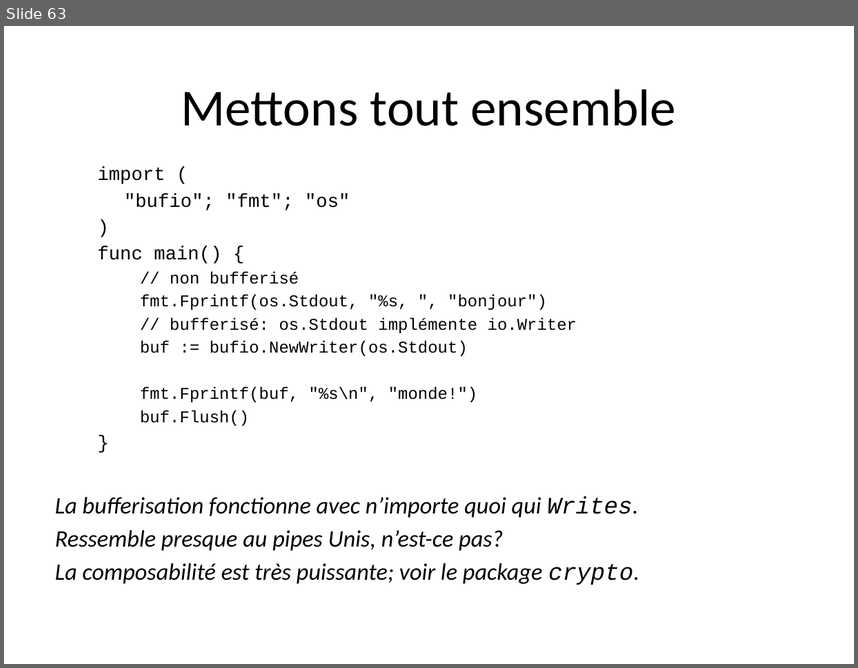
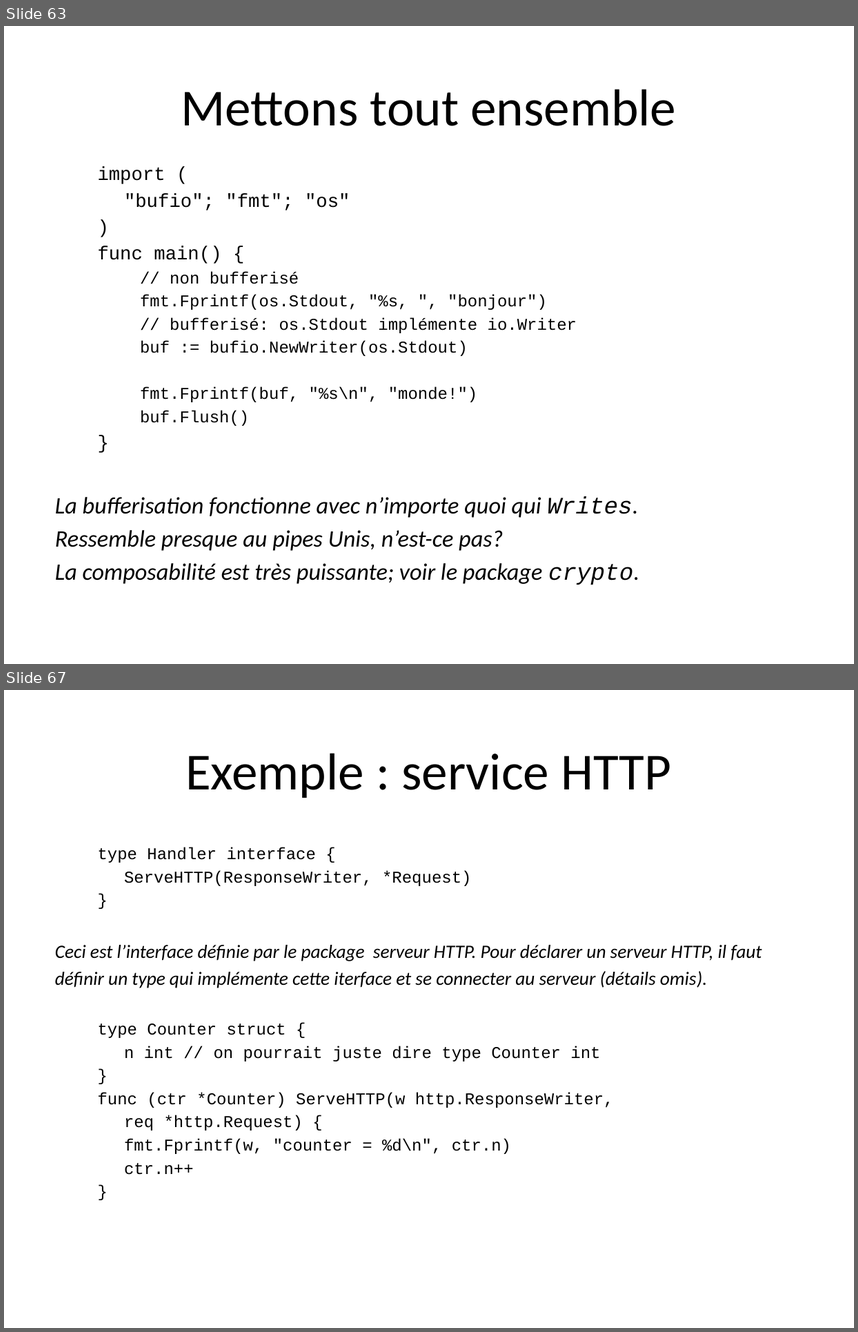
Before and after one commit to trash-anger/golang-france, a slide deck: Go-documentation/cours-general/Go-partie2.pptx. Shown one above the other, each under a label of ours: slide 63 before the commit, slides 63 and 67 after it; the slides between them are not shown. The pictures are 858x668 and 858x1332 pixels, drawn with LibreOffice and Linux fonts; fonts in the diff are those of the drawing; background and template pictures are left out. Boxes give left, top, right and bottom in pixels: in the first picture for what was removed or moved away, otherwise in the second. Text is boxed around its words. In the diff, an @@ line names an element or a change of style, - is before the commit and + after.

```diff
--- a/Go-documentation/cours-general/Go-partie2.pptx
+++ b/Go-documentation/cours-general/Go-partie2.pptx
@@ slide 67 added at (x1=4, y1=690, x2=854, y2=1328), background #FFFFFF @@
@@ title added at (x1=185, y1=753, x2=671, y2=798), 44 pt, text #000000 @@
+Exemple : service HTTP
@@ text added at (x1=55, y1=847, x2=762, y2=1174), 14 pt, text #000000 @@
+  type Handler interface {
+  ServeHTTP(ResponseWriter, *Request)
+  }
+Ceci est l’interface définie par le package serveur HTTP. Pour déclarer un serveur HTTP, il faut
+définir un type qui implémente cette iterface et se connecter au serveur (détails omis).
+  type Counter struct {
+  n int // on pourrait juste dire type Counter int
+  }
+  func (ctr *Counter) ServeHTTP(w http.ResponseWriter,
+  req *http.Request) {
+  fmt.Fprintf(w, "counter = %d\n", ctr.n)
+  ctr.n++
+  }
```
Also in this commit, not shown: 22 other slides added, 1 slide removed, 1 other file.
